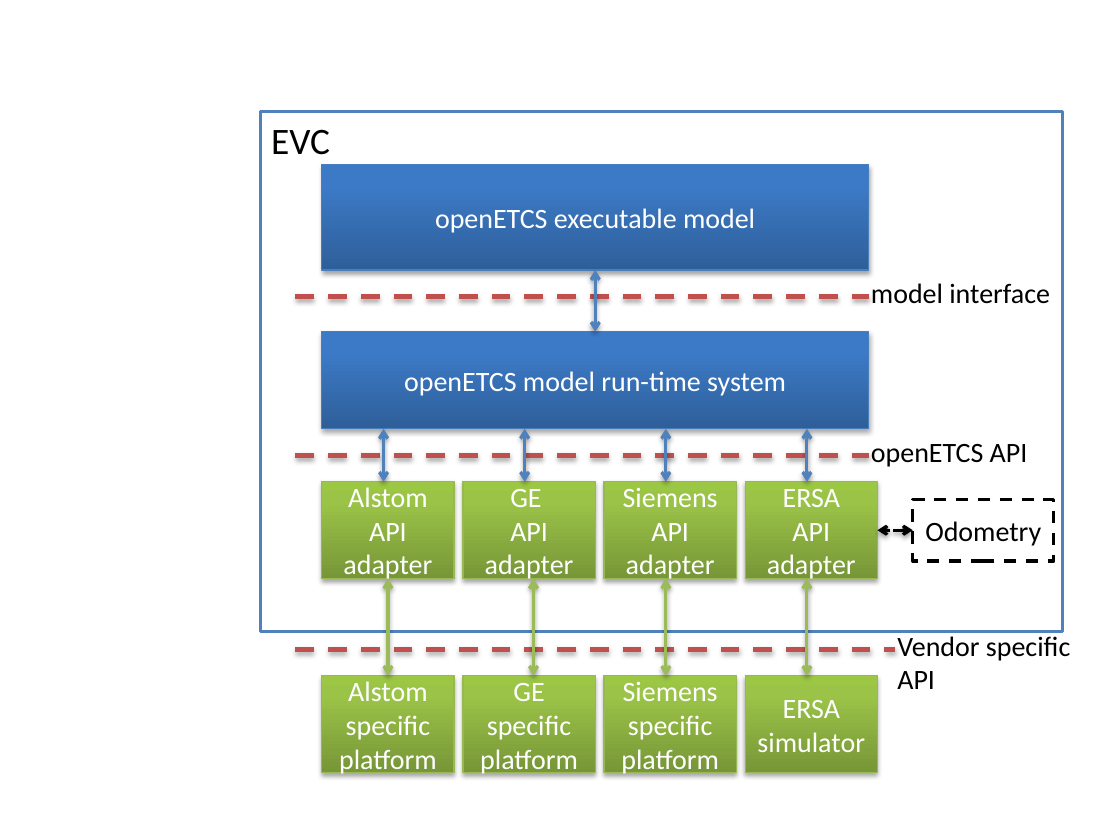
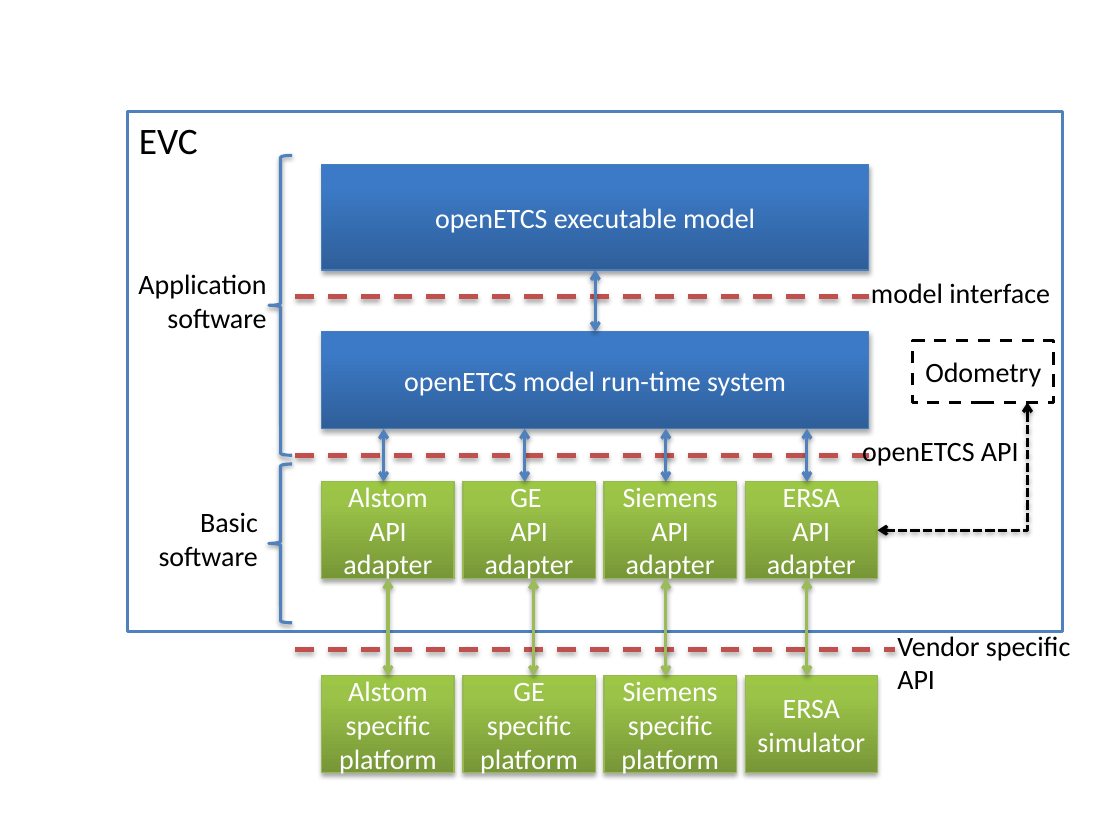
Before and after one commit to openETCS/modeling, a slide deck: slide 1 of API/description/images/software-architecture.pptx. Drawn at 1120x840 pixels with LibreOffice and Linux fonts; fonts in the diff are those of the drawing. Boxes give left, top, right and bottom in pixels: in the first picture for what was removed or moved away, otherwise in the second. Text is boxed around its words. In the diff, an @@ line names an element or a change of style, - is before the commit and + after.

Commit message:
Improve software architecture description

```diff
--- a/API/description/images/software-architecture.pptx
+++ b/API/description/images/software-architecture.pptx
@@ text "EVC": place and size @@
-text "EVC" at (271, 129, 330, 155)
+text "EVC" at (139, 129, 198, 155)
@@ rectangle: place and size @@
-rectangle at (260, 111, 1063, 632)
+rectangle at (128, 111, 1063, 632)
@@ left brace added at (269, 156, 292, 456), outline #4F81BD 2 pt @@
@@ text added at (138, 274, 266, 329), 18 pt, text #000000 @@
+Application software
@@ rectangle "Odometry": place and size @@
-rectangle "Odometry" at (913, 500, 1054, 561)
+rectangle "Odometry" at (913, 340, 1054, 402)
@@ elbow double arrow added from (1027, 402) to (877, 530), #000000 2 pt dashed @@
@@ text "openETCS API": place and size @@
-text "openETCS API" at (871, 444, 1028, 467)
+text "openETCS API" at (862, 443, 1019, 466)
@@ left brace added at (269, 464, 292, 623), outline #4F81BD 2 pt @@
@@ text added at (159, 512, 258, 567), 18 pt, text #000000 @@
+Basic software
@@ double arrow removed from (913, 530) to (877, 530) @@
```
Also in this commit, not shown: 2 other files.
